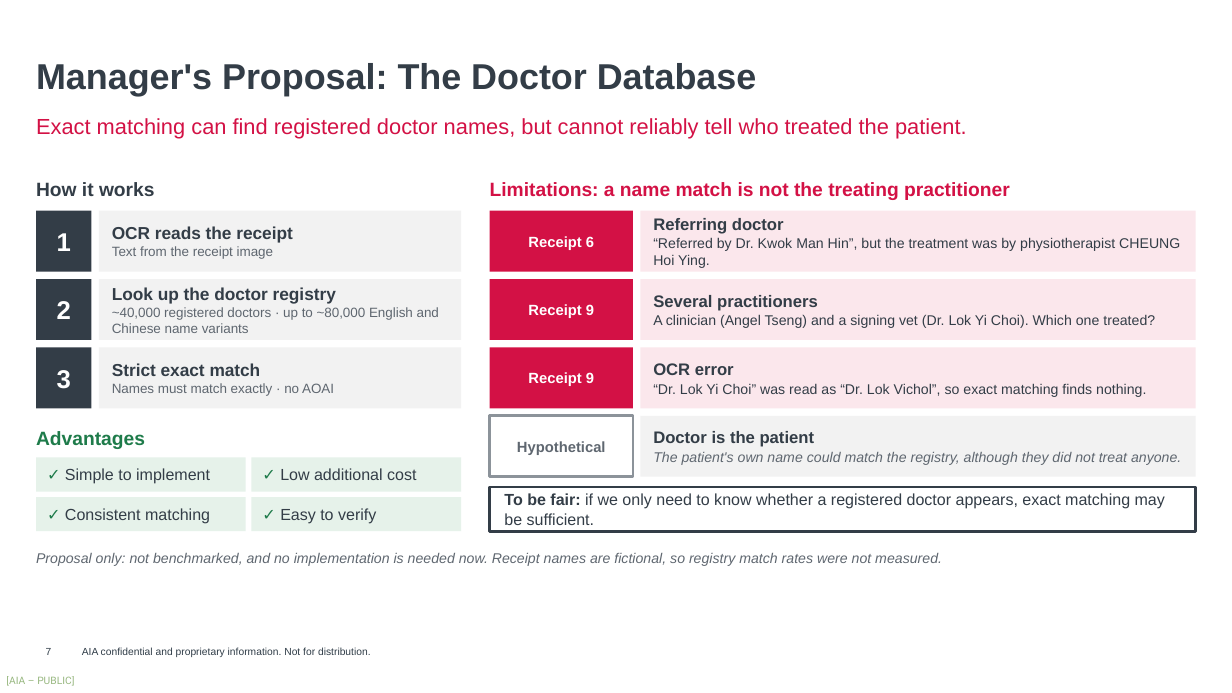
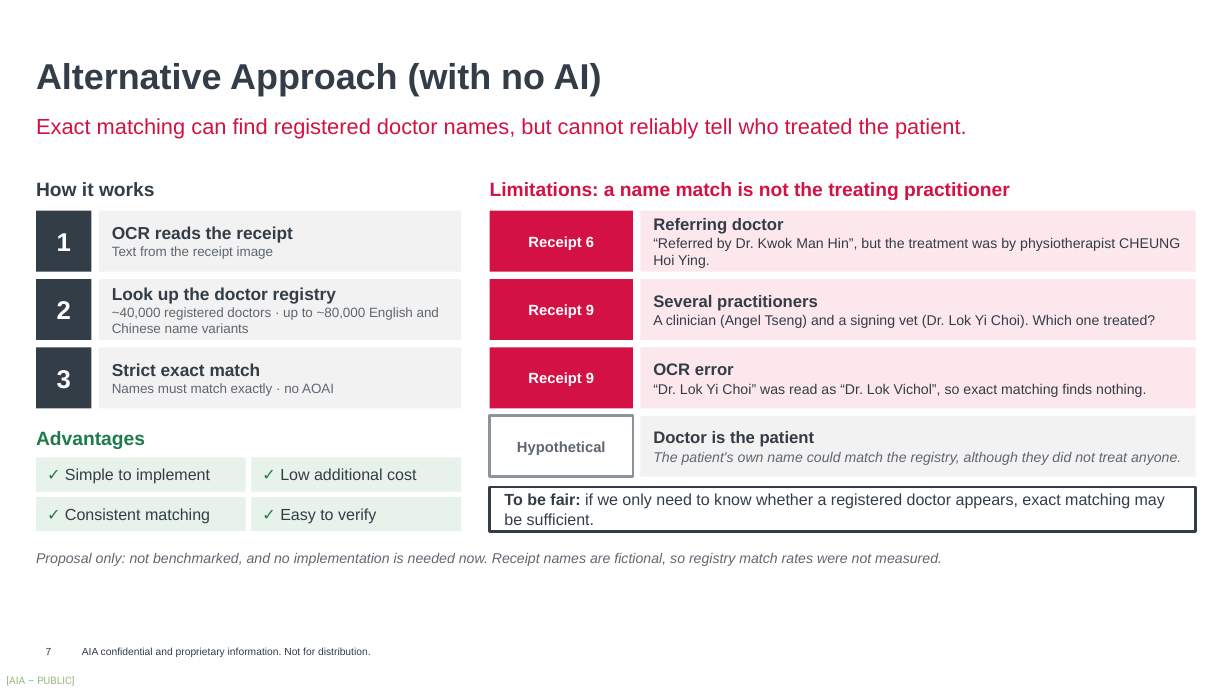
Before and after one commit to harrysokool/playground, a slide deck: slide 7 of ppt/ocr_benchmark/current/OCR_Benchmark_V13.pptx. Drawn at 1232x693 pixels with LibreOffice and Linux fonts; fonts in the diff are those of the drawing; background and template pictures are left out. Boxes give left, top, right and bottom in pixels: in the first picture for what was removed or moved away, otherwise in the second. Text is boxed around its words. In the diff, an @@ line names an element or a change of style, - is before the commit and + after.

```diff
--- a/ppt/ocr_benchmark/current/OCR_Benchmark_V13.pptx
+++ b/ppt/ocr_benchmark/current/OCR_Benchmark_V13.pptx
@@ text at <box>36,63,602,96</box>: text changed @@
-Manager's Proposal: The Doctor Database
+Alternative Approach (with no AI)
```
Also in this commit, not shown: 5 other slides changed.
